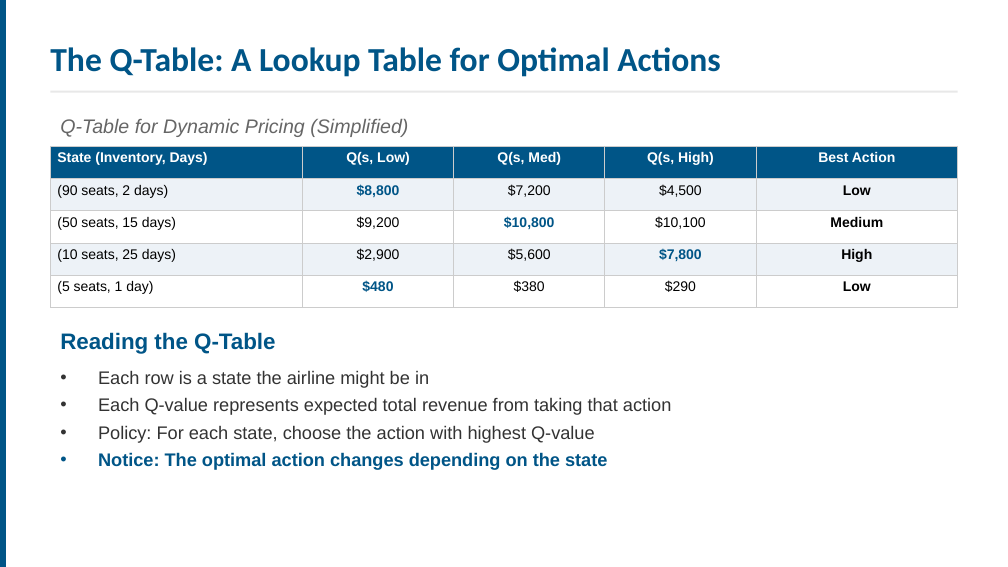
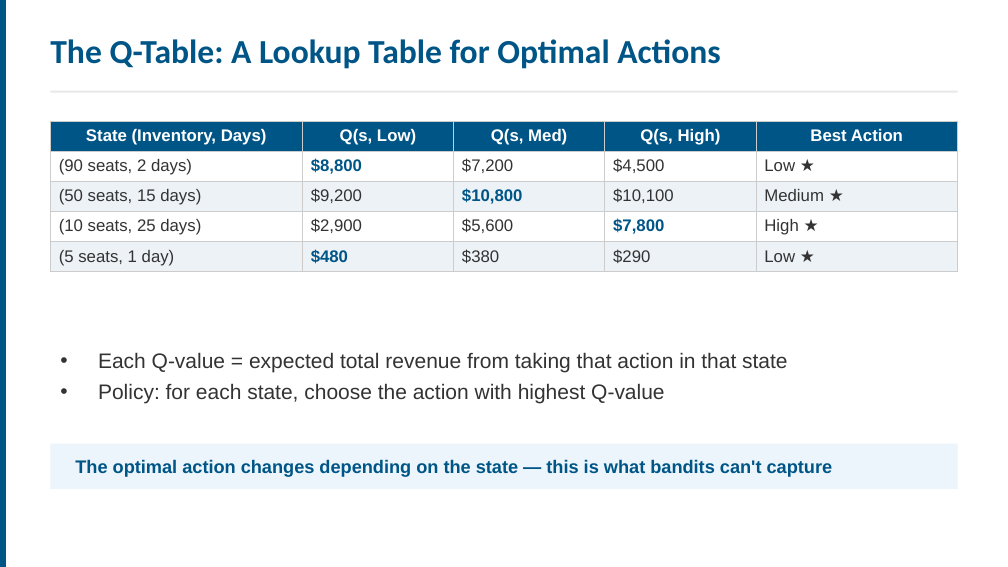
Before and after one commit to ucla-anderson-SSAI/SSAI, a slide deck: slide 28 of Slides/Week4.pptx (slide 26 before the commit). Drawn at 1008x567 pixels with LibreOffice and Linux fonts; fonts in the diff are those of the drawing. Boxes give left, top, right and bottom in pixels: in the first picture for what was removed or moved away, otherwise in the second. Text is boxed around its words. In the diff, an @@ line names an element or a change of style, - is before the commit and + after.

```diff
--- a/Slides/Week4.pptx
+++ b/Slides/Week4.pptx
@@ text "The Q-Table: A Lookup Table ..." at (x1=50, y1=39, x2=720, y2=69): vertical alignment middle to top @@
@@ text removed at (x1=60, y1=119, x2=408, y2=137) @@
-Q-Table for Dynamic Pricing (Simplified)
@@ table at (x1=50, y1=121, x2=958, y2=270) @@
-row 2, column 5: Low
+row 2, column 5: Low ★
-row 3, column 5: Medium
+row 3, column 5: Medium ★
-row 4, column 5: High
+row 4, column 5: High ★
-row 5, column 5: Low
+row 5, column 5: Low ★
@@ fill #EDF2F7 to none in 10 cells @@
@@ fill none to #EDF2F7 in 10 cells @@
@@ size 10 to 12 pt @@
@@ text colour #000000 to #333333 in "(90 seats, 2 days)", "$7,200", "$4,500", "(50 seats, 15 days)" and 8 more places @@
@@ alignment left to centre @@
@@ alignment centre to left @@
@@ table resized from (x1=50, y1=146, x2=958, y2=307) to (x1=50, y1=121, x2=958, y2=270) @@
@@ text removed at (x1=60, y1=332, x2=275, y2=354) @@
-Reading the Q-Table
@@ text added at (x1=98, y1=352, x2=787, y2=403), 15 pt, text #333333 @@
+• Each Q-value = expected total revenue from taking that action in that state
+• Policy: for each state, choose the action with highest Q-value
@@ rectangle added at (x1=50, y1=444, x2=958, y2=489), fill #EBF5FB @@
@@ text at (x1=75, y1=459, x2=833, y2=477): text changed; text colour #333333 to #005587; bold on @@
-• Each row is a state the airline might be in
-• Each Q-value represents expected total revenue from taking that action
-• Policy: For each state, choose the action with highest Q-value
-• Notice: The optimal action changes depending on the state
+The optimal action changes depending on the state — this is what bandits can't capture
```
Also in this commit, not shown: 20 other slides changed, 19 slides added, 9 slides removed, 27 other files.
